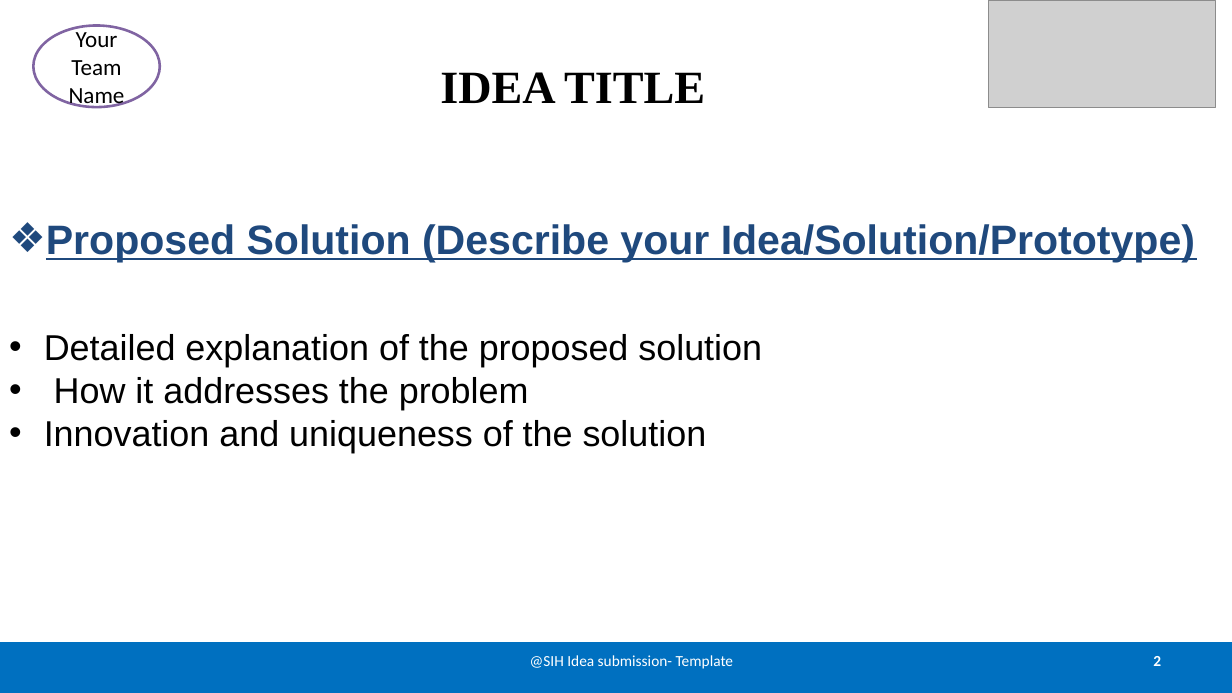
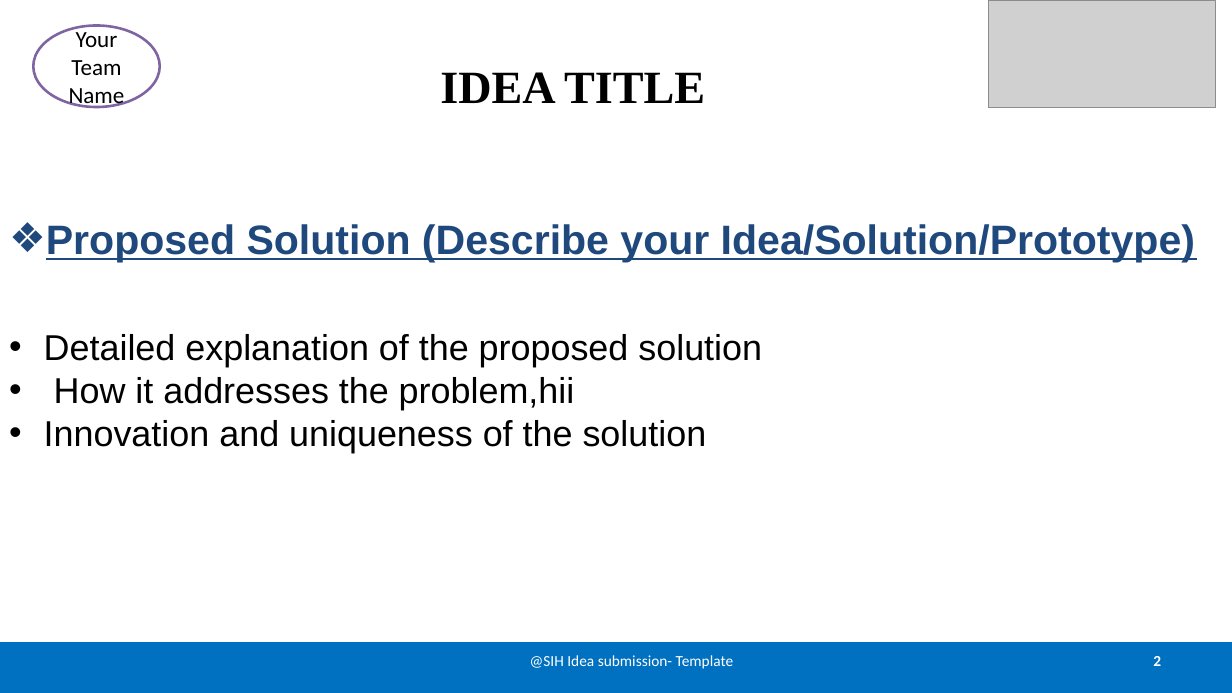
Before and after one commit to Sri-Ram143/SIH-2K26, a slide deck: slide 2 of SIH26036-presentation.pptx. Drawn at 1232x693 pixels with LibreOffice and Linux fonts; fonts in the diff are those of the drawing; grey boxes stand for pictures. Boxes give left, top, right and bottom in pixels: in the first picture for what was removed or moved away, otherwise in the second. Text is boxed around its words. In the diff, an @@ line names an element or a change of style, - is before the commit and + after.

```diff
--- a/SIH26036-presentation.pptx
+++ b/SIH26036-presentation.pptx
@@ text at bbox=[54, 377, 575, 410]: text changed @@
-• How it addresses the problem
+• How it addresses the problem,hii
```
Also in this commit, not shown: 2 other slides changed.
